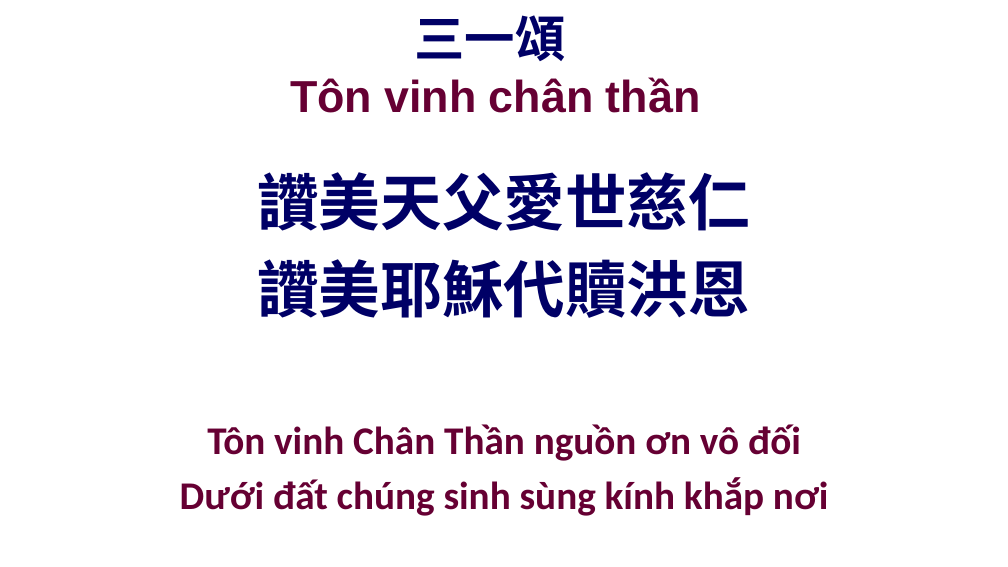
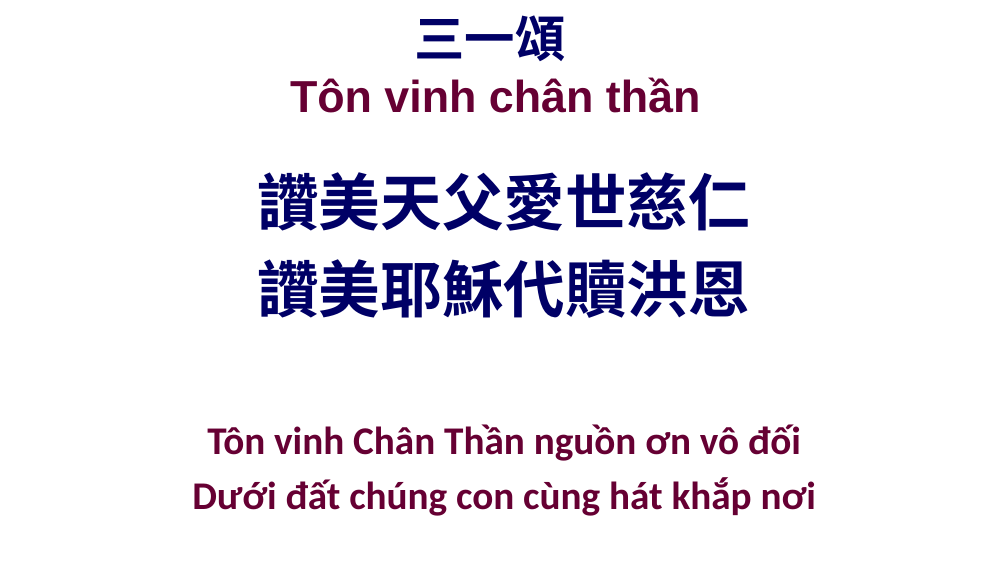
Before and after one commit to batisuoc/other-ppts, a slide deck: slide 19 of 聯合崇拜流程.pptx. Drawn at 1008x567 pixels with LibreOffice and Linux fonts; fonts in the diff are those of the drawing; background and template pictures are left out. Boxes give left, top, right and bottom in pixels: in the first picture for what was removed or moved away, otherwise in the second. Text is boxed around its words. In the diff, an @@ line names an element or a change of style, - is before the commit and + after.

Commit message:
Update Ton vinh Chan than lyric

```diff
--- a/聯合崇拜流程.pptx
+++ b/聯合崇拜流程.pptx
@@ text at bbox=[192, 477, 816, 516]: text changed @@
-Dưới đất chúng sinh sùng kính khắp nơi
+Dưới đất chúng con cùng hát khắp nơi
```
Also in this commit, not shown: 1 other slide changed, 2 other files.
